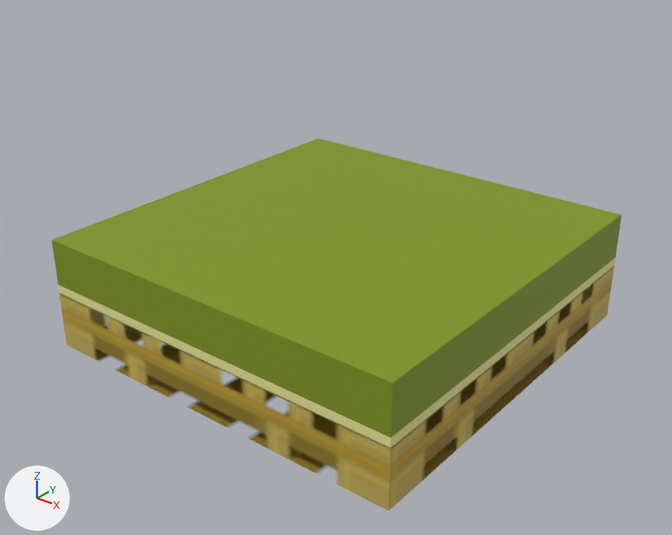
One commit to the FBX model js/res/pallet/pallet.fbx: the scene before it, then after it.
Before and after are seen from a camera (50 mm lens) standing at (1.803, -1.165, 1.203) and looking at (0.517, 0.442, 0.207). Lighting does not change. The marker at lower left points along +X, +Y and +Z. The first picture is the older version. Where no turn or scale is listed for an object, it has been applied to the vertices.

The older version as bpy lines, for what is in view:
```python
me_cube_001 = bpy.data.meshes.new('Cube.001')
me_cube_001.from_pydata(...)  # a box spanning x 0.0..1.0, y 0.0..1.0, z 0.0..0.145
me_cube_001.materials.append(mat_pallet_mat)  # picture img_pallet_png
me_stack_cube = bpy.data.meshes.new('stack-cube')
me_stack_cube.from_pydata(...)  # a box spanning x 0.0..1.0, y 0.0..1.0, z 0.0..0.145
me_stack_cube.materials.append(mat_stack_mat)  # picture img_dollar_stack_dollar_only_png
ob_pallet_object = bpy.data.objects.new('pallet-object', me_cube_001)
ob_pallet_object.location = (0.0, 0.0, 0.0)
ob_stack_object = bpy.data.objects.new('stack-object', me_stack_cube)
ob_stack_object.location = (0.0, 0.0, 0.146)
```
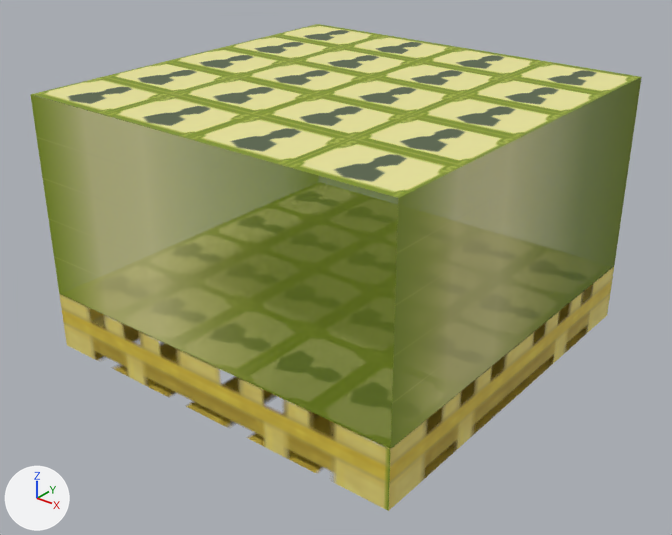
Diff of the bpy script that builds the scene:
```diff
--- a/js/res/pallet/pallet.fbx.py
+++ b/js/res/pallet/pallet.fbx.py
@@ img_pallet_combined_png @@
+img_pallet_combined_png = load_image('pallet-combined.png', 'pallet-combined.png', 512, 215, 'sRGB')
@@ mat_pallet_combined_mat @@
+mat_pallet_combined_mat = principled_material('pallet_combined-mat')
+mat_pallet_combined_mat.texture = img_pallet_combined_png  # with its transparency
+mat_pallet_combined_mat.roughness = 0.69
@@ me_stack_cube @@
 # used by ob_stack_object; location = (0.0, 0.0, 0.146)
-me_stack_cube.from_pydata(...)  # 8 vertices, 6 faces; spans x 0.0..1.0, y 0.0..1.0, z 0.0..0.145
-me_stack_cube.materials.append(mat_stack_mat)  # picture img_dollar_stack_dollar_only_png
+me_stack_cube.from_pydata(...)  # 8 vertices, 6 faces; spans x 0.0..1.0, y 0.0..1.0, z 0.0..0.499
+# me_stack_cube part 1: the whole mesh is scaled about the mesh origin by (1, 1, 3.44)
+# me_stack_cube part 2: texture (UV) coordinates of 6 of 6 faces, centred in x 0.0..1.0, y 0.0..1.0, z 0.0..0.145, changed; they spanned u 0.0..5.01, v -10.87..5.21 and now span u 0.39..1.0, v 0.07..0.92
+me_stack_cube.materials.append(mat_pallet_combined_mat)  # picture img_pallet_combined_png
@@ me_cube_001 @@
 me_cube_001.from_pydata(...)  # 8 vertices, 6 faces; spans x 0.0..1.0, y 0.0..1.0, z 0.0..0.145
 # used by ob_pallet_object; location = (0.0, 0.0, 0.0)
-me_cube_001.materials.append(mat_pallet_mat)  # picture img_pallet_png
+# me_cube_001 part 3: texture (UV) coordinates of 6 of 6 faces, centred in x 0.0..1.0, y 0.0..1.0, z 0.0..0.145, changed; they spanned u 0.0..1.0, v 0.0..1.0 and now span u 0.04..0.39, v 0.08..0.92
+me_cube_001.materials.append(mat_pallet_combined_mat)  # picture img_pallet_combined_png
```

Pixel boxes [x1, y1, x2, y2] of what changed, in the pictures (672 x 535 px; the box of a moved part takes in the faces that stretch with it):
'stack-object', recoloured, surface changed, moved, rescaled (7% wider, 37% taller): before [52, 138, 622, 449]; after [31, 24, 642, 449]
'pallet-object', recoloured, surface changed: [59, 267, 614, 511] in both
part 1 of me_stack_cube, moved or reshaped: before [52, 138, 622, 449]; after [31, 24, 642, 448]
part 2 of me_stack_cube, surface changed: before [52, 138, 622, 449]; after [31, 24, 642, 449]
